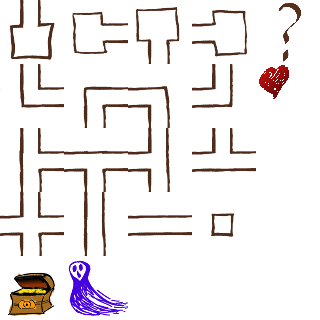
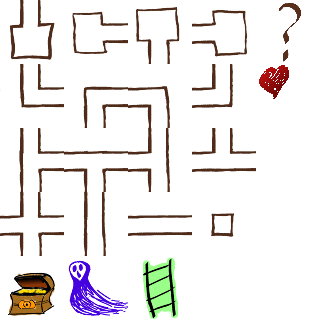
Comparing the layer stacks of the two 320×320 images. Changes:
added layer "ladder" above "ladder bg" over [143, 258, 176, 319]
added layer "ladder bg" above "Heart" over [143, 257, 178, 319]
showed "Grid" over [143, 257, 178, 319]
